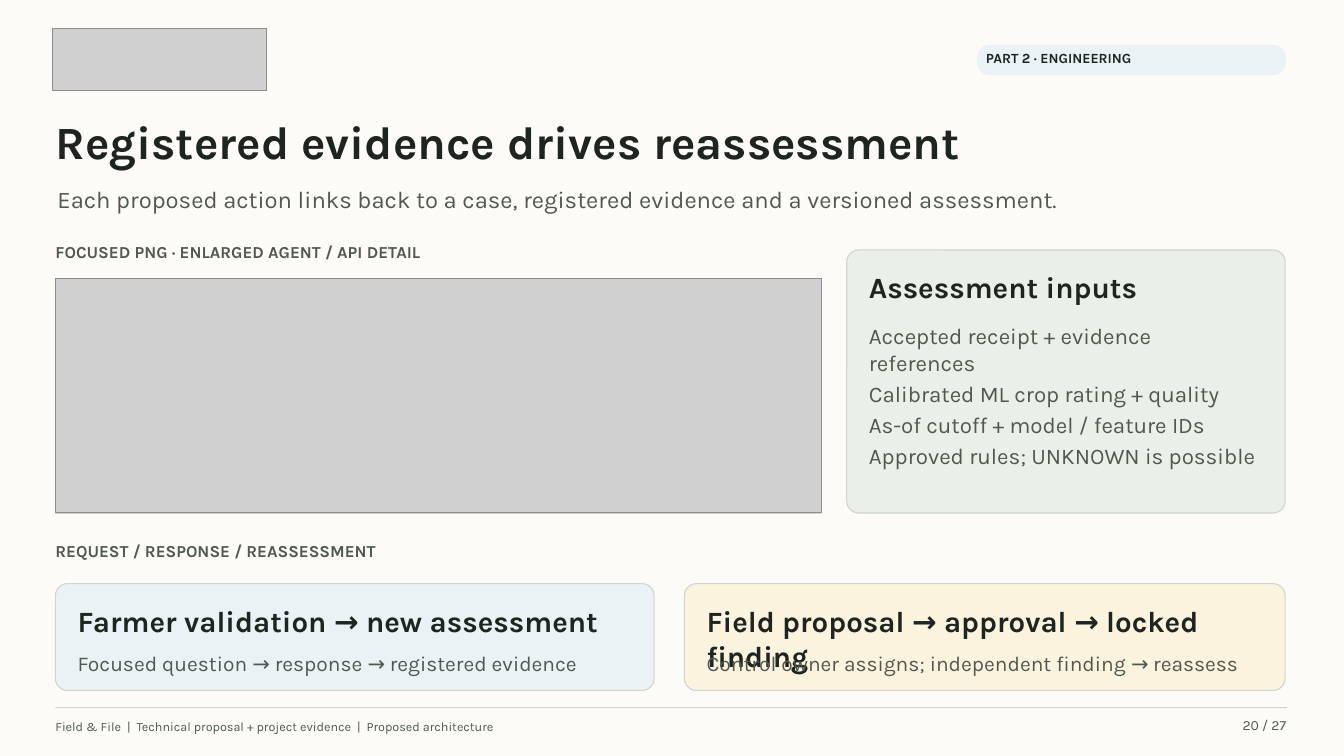
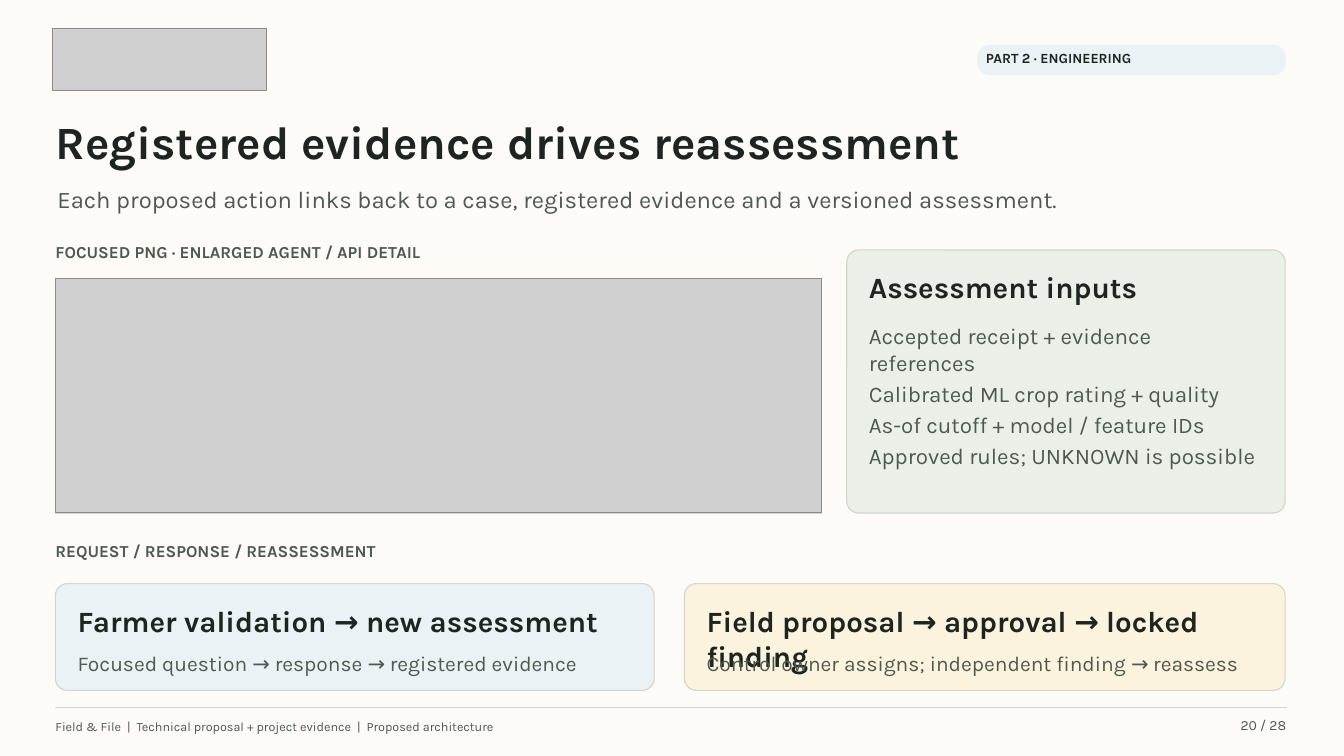
Before and after one commit to verboompj/ama, a slide deck: slide 20 of presentations/field-and-file/ministry-of-agriculture-v4.pptx. Drawn at 1344x756 pixels with LibreOffice and Linux fonts; fonts in the diff are those of the drawing; grey boxes stand for pictures. Boxes give left, top, right and bottom in pixels: in the first picture for what was removed or moved away, otherwise in the second. Text is boxed around its words. In the diff, an @@ line names an element or a change of style, - is before the commit and + after.

```diff
--- a/presentations/field-and-file/ministry-of-agriculture-v4.pptx
+++ b/presentations/field-and-file/ministry-of-agriculture-v4.pptx
@@ text at [1241, 721, 1286, 730]: text changed @@
-20 / 27
+20 / 28
```
Also in this commit, not shown: 26 other slides changed, 1 slide added, 1 other file.
